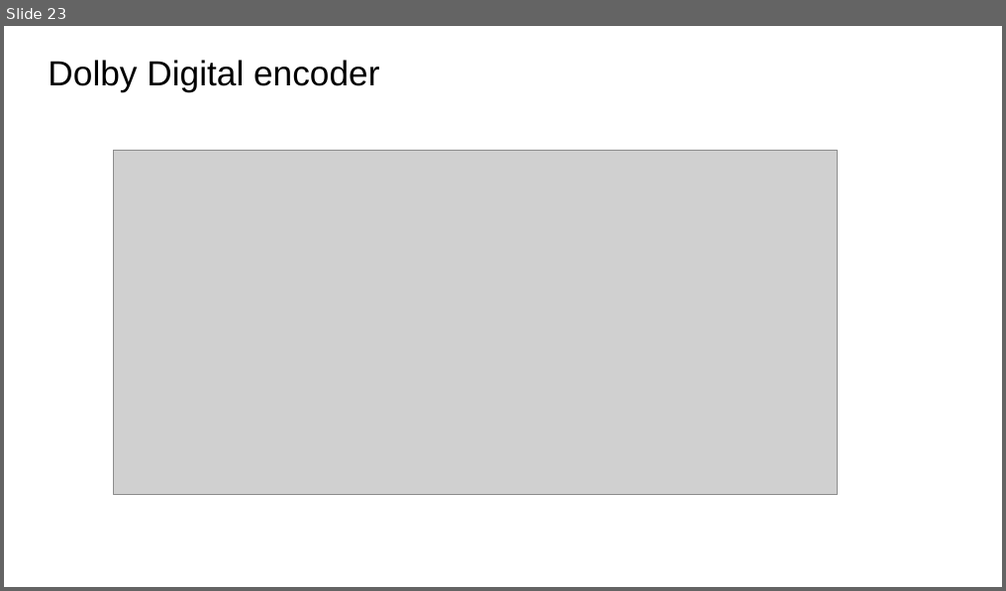
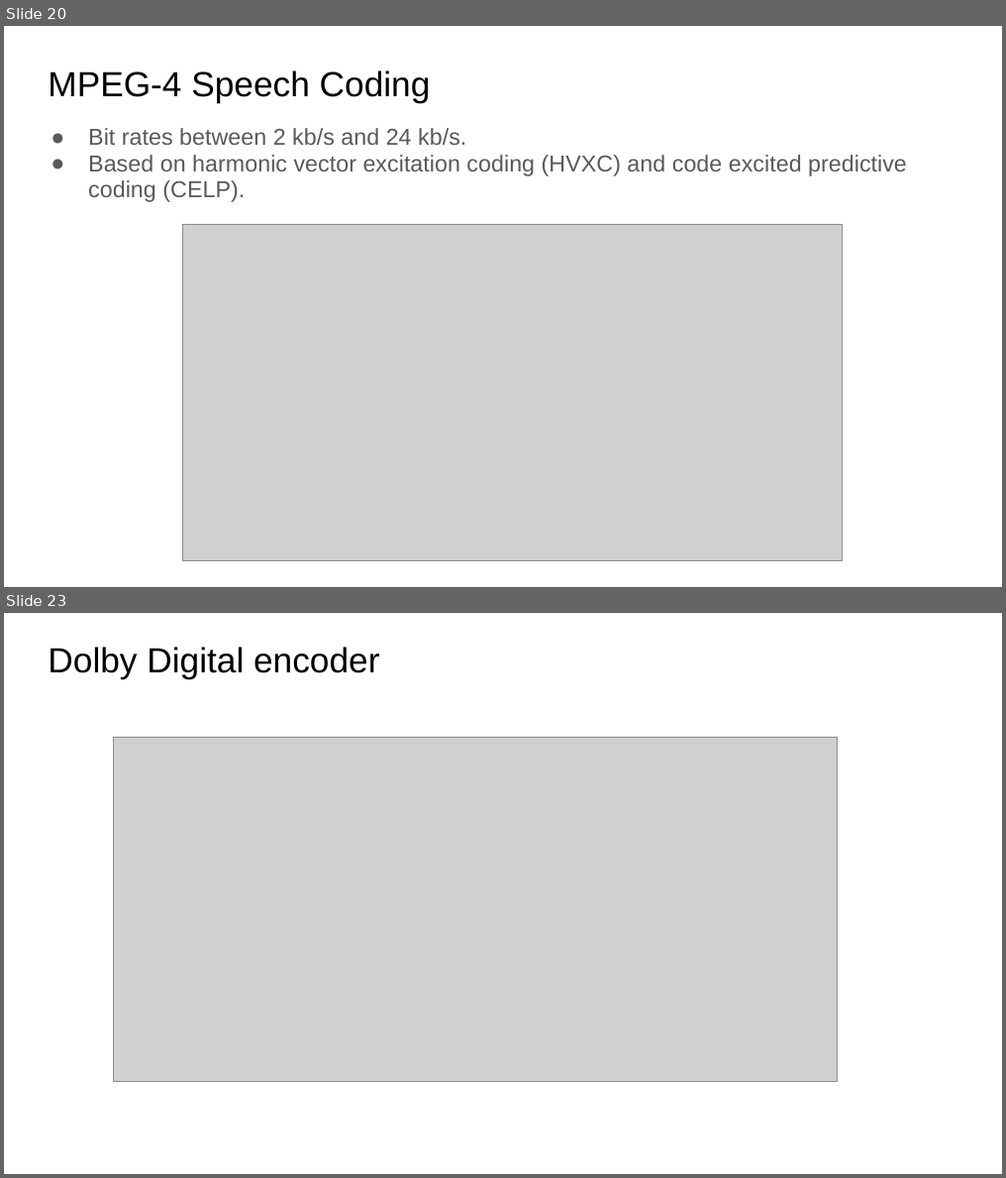
Before and after one commit to xserra/audio-coding-materials, a slide deck: lectures/5. Audio coding standards.pptx. Shown one above the other, each under a label of ours: slide 23 before the commit, slides 20 and 23 after it; the slides between them are not shown. The pictures are 1006x591 and 1006x1178 pixels, drawn with LibreOffice and Linux fonts; fonts in the diff are those of the drawing; grey boxes stand for pictures. Boxes give left, top, right and bottom in pixels: in the first picture for what was removed or moved away, otherwise in the second. Text is boxed around its words. In the diff, an @@ line names an element or a change of style, - is before the commit and + after.

```diff
--- a/lectures/5. Audio coding standards.pptx
+++ b/lectures/5. Audio coding standards.pptx
@@ slide 20 added at box(4, 26, 1002, 587), background #FFFFFF @@
@@ title added at box(48, 71, 431, 103), 25.2 pt, text #000000 @@
+MPEG-4 Speech Coding
@@ text added at box(88, 128, 907, 202), 16.6 pt, text #595959 @@
+● Bit rates between 2 kb/s and 24 kb/s.
+● Based on harmonic vector excitation coding (HVXC) and code excited predictive coding (CELP).
@@ picture added at box(182, 225, 843, 561) @@
```
Also in this commit, not shown: 10 slides changed, 2 other slides added, 2 slides removed.
